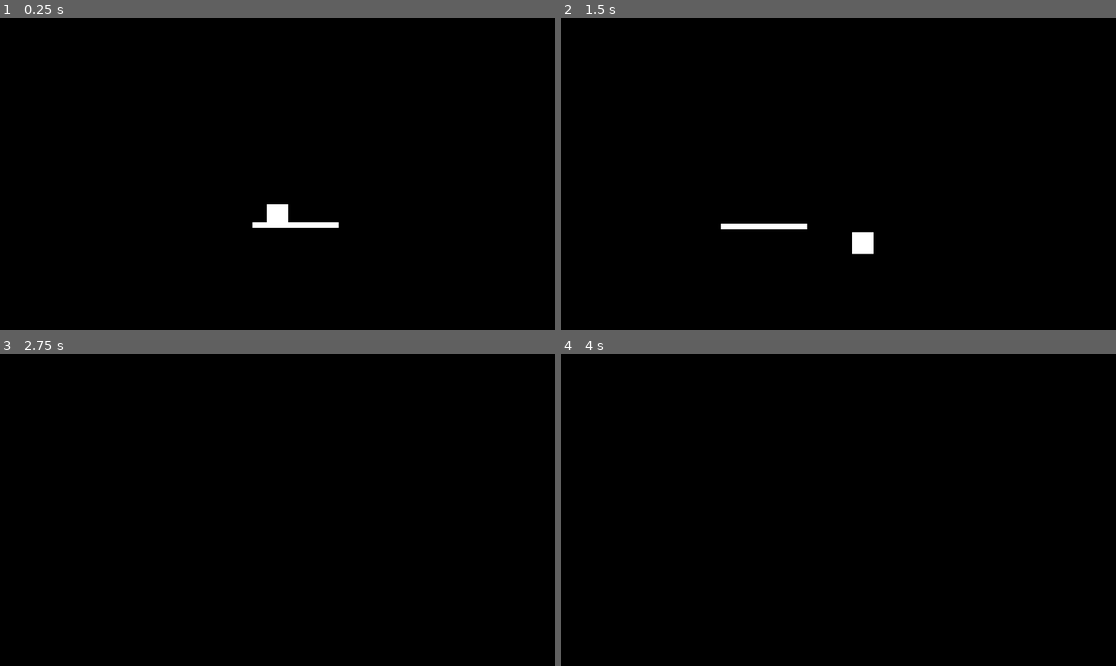
Above: before the commit, frames 1-4 (two rows, left to right).
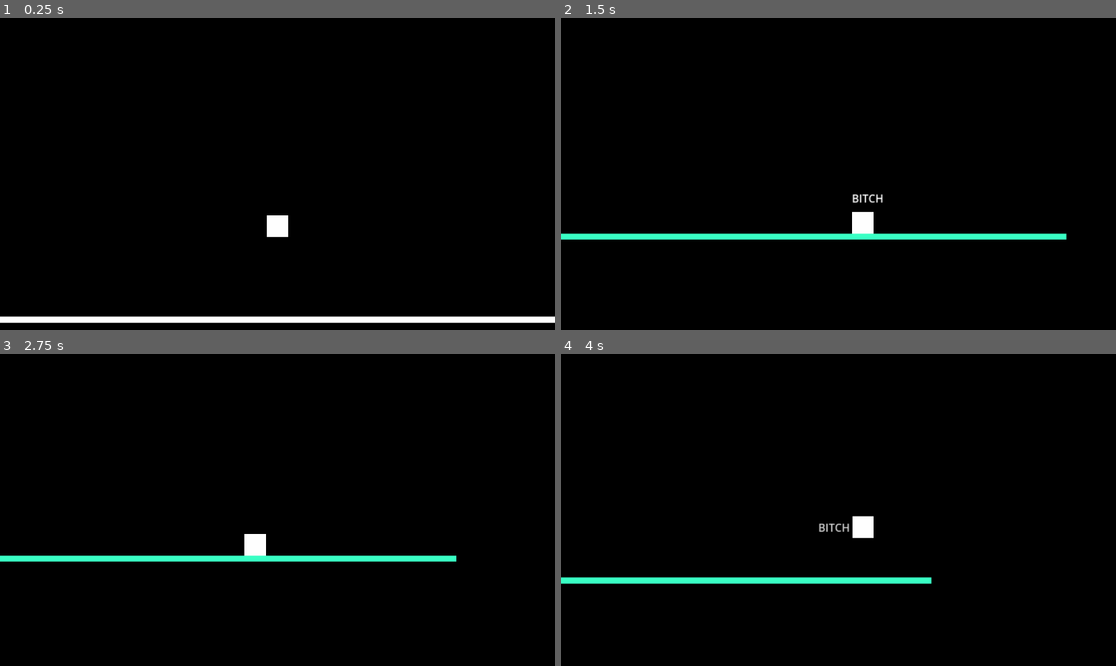
Above: after the commit, the same moments.

Repository: Exreme224/jupiter
Game: Godot game, scene res://scenes/game.tscn
Same seed, same stepped clock (60 frames per second), same inputs: the game is played once before the commit and once after it.
Inputs:
- Up to frame 1 (0.25 s): no input
- Up to frame 2 (1.5 s): hold D (move_right) from 0.53 s (still down); tap W (jump) at 0.77 s
- Up to frame 3 (2.75 s): tap W (jump) at 1.52 s; release D (move_right) at 2.03 s; hold A (move_left) from 2.03 s (still down)
- Up to frame 4 (4 s): release A (move_left) at 2.78 s; hold D (move_right) from 2.78 s (still down); tap W (jump) at 3.02, 3.77 s

The runs differ from the first frame. In frame 1, 2.7% of the frame differs, in the area x 0-100%, y 59-98%; in frame 2, 2.6%; in frame 3, 1.9%; in frame 4, 1.9%.

Commit message:
'platforms'

Diff:
--- a/project.godot
+++ b/project.godot
@@ -41,3 +41,5 @@
 [rendering]
 
 environment/defaults/default_clear_color=Color(0, 0, 0, 1)
+anti_aliasing/quality/msaa_2d=1
+viewport/hdr_2d=true
--- a/scenes/game.tscn
+++ b/scenes/game.tscn
@@ -1,19 +1,29 @@
-[gd_scene load_steps=5 format=3 uid="uid://b0i6p2flp3xiy"]
+[gd_scene load_steps=9 format=3 uid="uid://b0i6p2flp3xiy"]
 
 [ext_resource type="Texture2D" uid="uid://cdkws8gh50xrq" path="res://assets/box.png" id="1_vny8x"]
 [ext_resource type="Script" path="res://scripts/Player.gd" id="2_s4bbx"]
+[ext_resource type="Script" path="res://scripts/PlatformHandler.gd" id="3_8bkm8"]
+[ext_resource type="Script" path="res://scripts/Platform.gd" id="3_bwdbp"]
 
 [sub_resource type="RectangleShape2D" id="RectangleShape2D_bb86m"]
+size = Vector2(32, 32)
 
 [sub_resource type="RectangleShape2D" id="RectangleShape2D_6txi4"]
-size = Vector2(128, 9)
+size = Vector2(1000, 9)
+
+[sub_resource type="RectangleShape2D" id="RectangleShape2D_l7bxl"]
+size = Vector2(1002, 17)
+
+[sub_resource type="Environment" id="Environment_chnwm"]
+background_mode = 3
+glow_enabled = true
+glow_blend_mode = 1
 
 [node name="Game" type="Node2D"]
 
-[node name="Player" type="CharacterBody2D" parent="."]
-position = Vector2(37, 609)
+[node name="Player" type="CharacterBody2D" parent="." groups=["player"]]
+position = Vector2(368, 604)
 collision_layer = 3
-collision_mask = 3
 script = ExtResource("2_s4bbx")
 
 [node name="Camera2D" type="Camera2D" parent="Player"]
@@ -28,16 +38,40 @@
 [node name="CollisionShape2D" type="CollisionShape2D" parent="Player"]
 shape = SubResource("RectangleShape2D_bb86m")
 
-[node name="Area2D" type="StaticBody2D" parent="."]
-position = Vector2(16, 649)
+[node name="Platforms" type="Node2D" parent="."]
+script = ExtResource("3_8bkm8")
+
+[node name="Ground" type="StaticBody2D" parent="Platforms"]
+position = Vector2(16, 788)
 collision_layer = 3
-collision_mask = 3
+collision_mask = 0
+script = ExtResource("3_bwdbp")
+words = Array[String](["FUCK", "BITCH"])
+color = Color(0.188235, 1, 0.643137, 1)
 
-[node name="Sprite2D" type="Sprite2D" parent="Area2D"]
-position = Vector2(48, -2.5)
-scale = Vector2(4, 0.28125)
+[node name="Label" type="Label" parent="Platforms/Ground"]
+offset_right = 40.0
+offset_bottom = 23.0
+
+[node name="Sprite2D" type="Sprite2D" parent="Platforms/Ground"]
+self_modulate = Color(1.2, 1.2, 1.2, 1)
+position = Vector2(327, -2.5)
+scale = Vector2(31.25, 0.28125)
 texture = ExtResource("1_vny8x")
 
-[node name="CollisionShape2D" type="CollisionShape2D" parent="Area2D"]
-position = Vector2(48, -2.5)
+[node name="CollisionShape2D" type="CollisionShape2D" parent="Platforms/Ground"]
+visible = false
+position = Vector2(327.09, -2.5)
 shape = SubResource("RectangleShape2D_6txi4")
+
+[node name="Area2D" type="Area2D" parent="Platforms/Ground"]
+
+[node name="CollisionShape2D" type="CollisionShape2D" parent="Platforms/Ground/Area2D"]
+visible = false
+position = Vector2(329, -6.5)
+shape = SubResource("RectangleShape2D_l7bxl")
+
+[node name="WorldEnvironment" type="WorldEnvironment" parent="."]
+environment = SubResource("Environment_chnwm")
+
+[connection signal="body_entered" from="Platforms/Ground/Area2D" to="Platforms/Ground" method="_on_area_2d_body_entered"]
--- /dev/null
+++ b/scenes/platform.tscn
@@ -0,0 +1,42 @@
+[gd_scene load_steps=5 format=3 uid="uid://bklwfgd54aau0"]
+
+[ext_resource type="Script" path="res://scripts/Platform.gd" id="1_si1e2"]
+[ext_resource type="Texture2D" uid="uid://cdkws8gh50xrq" path="res://assets/box.png" id="2_80rgm"]
+
+[sub_resource type="RectangleShape2D" id="RectangleShape2D_6txi4"]
+size = Vector2(1000, 9)
+
+[sub_resource type="RectangleShape2D" id="RectangleShape2D_l7bxl"]
+size = Vector2(1002, 17)
+
+[node name="Platform" type="StaticBody2D"]
+position = Vector2(16, 788)
+collision_layer = 3
+collision_mask = 0
+script = ExtResource("1_si1e2")
+words = Array[String](["FUCK", "BITCH"])
+color = Color(0.188235, 1, 0.643137, 1)
+
+[node name="Label" type="Label" parent="."]
+offset_right = 40.0
+offset_bottom = 23.0
+
+[node name="Sprite2D" type="Sprite2D" parent="."]
+self_modulate = Color(1.2, 1.2, 1.2, 1)
+position = Vector2(327, -2.5)
+scale = Vector2(31.25, 0.28125)
+texture = ExtResource("2_80rgm")
+
+[node name="CollisionShape2D" type="CollisionShape2D" parent="."]
+visible = false
+position = Vector2(327.09, -2.5)
+shape = SubResource("RectangleShape2D_6txi4")
+
+[node name="Area2D" type="Area2D" parent="."]
+
+[node name="CollisionShape2D" type="CollisionShape2D" parent="Area2D"]
+visible = false
+position = Vector2(329, -6.5)
+shape = SubResource("RectangleShape2D_l7bxl")
+
+[connection signal="body_entered" from="Area2D" to="." method="_on_area_2d_body_entered"]
--- /dev/null
+++ b/scripts/Platform.gd
@@ -0,0 +1,40 @@
+extends StaticBody2D
+
+var player: CharacterBody2D
+@export var words: Array[String] = []
+@export var color: Color
+
+@onready var label: Label = $Label
+@onready var sprite: Sprite2D = $Sprite2D
+
+func _ready():
+	label.text = ""
+	label.visible = false
+	label.modulate.a = 1.0
+
+func _on_area_2d_body_entered(body):
+	if body.is_in_group("player"):
+		player = body as CharacterBody2D
+
+		# Set platform color
+		sprite.modulate = color
+
+		# Show random word
+		if words.size() > 0:
+			var index := randi_range(0, words.size() - 1)
+			var word := words[index]
+
+			label.text = word
+			label.visible = true
+			label.modulate.a = 1.0  # Reset alpha in case it was faded before
+
+			# Position above player
+			label.global_position = player.global_position + Vector2(0, -40)
+
+			var tween = label.create_tween()
+			tween.tween_property(label, "global_position", label.global_position + Vector2(0, -30), 0.3)
+			tween.tween_property(label, "modulate:a", 0.0, 0.2)
+
+			# After tween, hide the label
+			await tween.finished
+			label.visible = false
--- /dev/null
+++ b/scripts/PlatformHandler.gd
@@ -0,0 +1,22 @@
+extends Node2D
+var platform = preload("res://scenes/platform.tscn")
+
+@export var min_spawn_offset := Vector2(-100, -160)
+@export var max_spawn_offset := Vector2(100, -240)
+
+var last_platform: Node2D = null
+
+func spawn_platform_near(platform: Node2D) -> void:
+	if not platform:
+		return
+
+	var new_platform = platform.instantiate()
+
+	# Generate random offset from current platform position
+	var x_offset = randf_range(min_spawn_offset.x, max_spawn_offset.x)
+	var y_offset = randf_range(max_spawn_offset.y, min_spawn_offset.y)  # Y is negative (upward)
+
+	new_platform.global_position = platform.global_position + Vector2(x_offset, y_offset)
+	add_child(new_platform)
+
+	last_platform = new_platform
